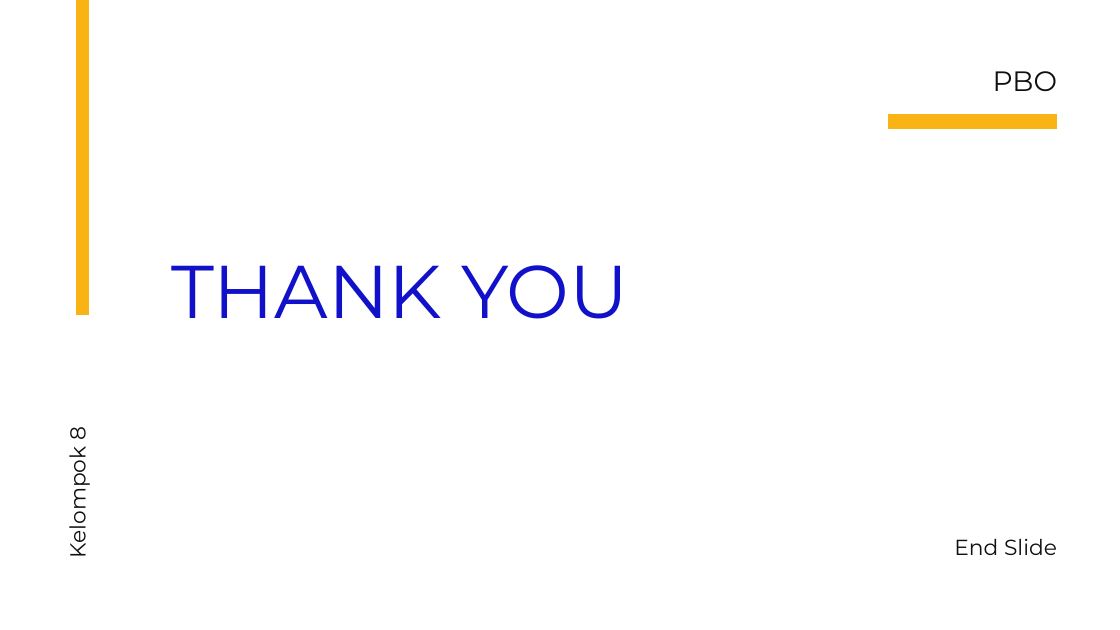
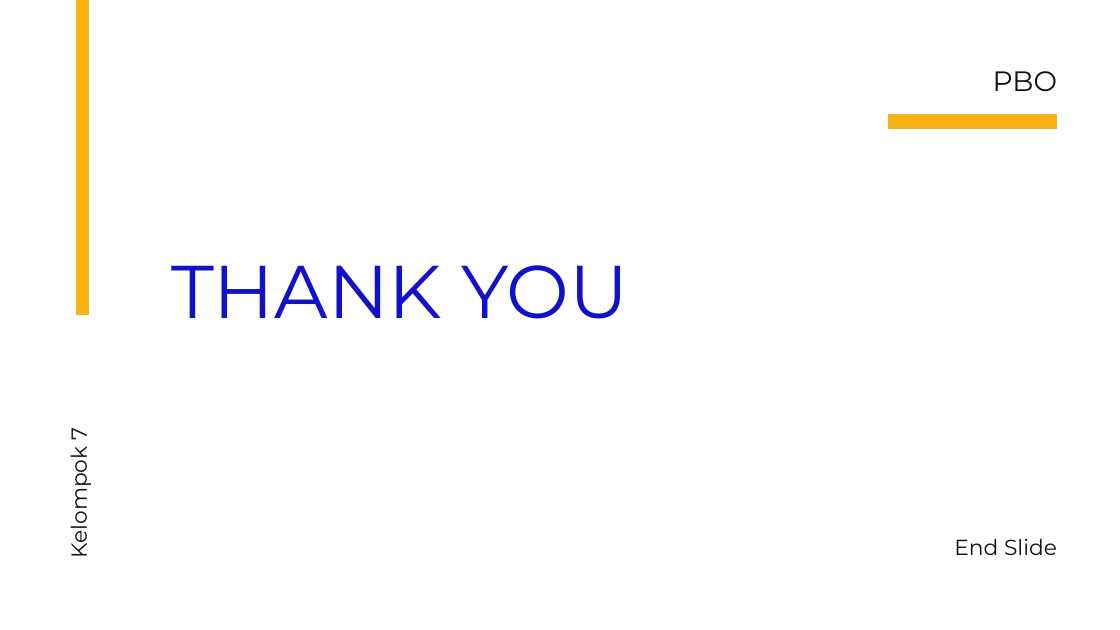
Before and after one commit to willyrw30/UASPBO-PPDB-SD, a slide deck: slide 11 of Laporan dan Presentasi/Presentasi/Presentasi Project UAS - PPDB SD.pptx. Drawn at 1120x630 pixels with LibreOffice and Linux fonts; fonts in the diff are those of the drawing. Boxes give left, top, right and bottom in pixels: in the first picture for what was removed or moved away, otherwise in the second. Text is boxed around its words. In the diff, an @@ line names an element or a change of style, - is before the commit and + after.

```diff
--- a/Laporan dan Presentasi/Presentasi/Presentasi Project UAS - PPDB SD.pptx
+++ b/Laporan dan Presentasi/Presentasi/Presentasi Project UAS - PPDB SD.pptx
@@ text at (63,429,93,555): text changed @@
-Kelompok 8
+Kelompok 7
```
Also in this commit, not shown: 1 other slide changed.
